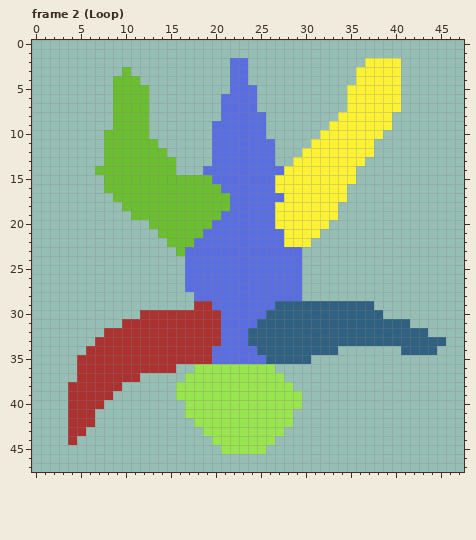
File history of a pixel-art file, src/images/digging.aseprite. The first picture shows the starting point.
48x48 pixels, 4 frames. Shown: frame 2 (Loop). The commit also changed other frames, which this record leaves out.
The result:
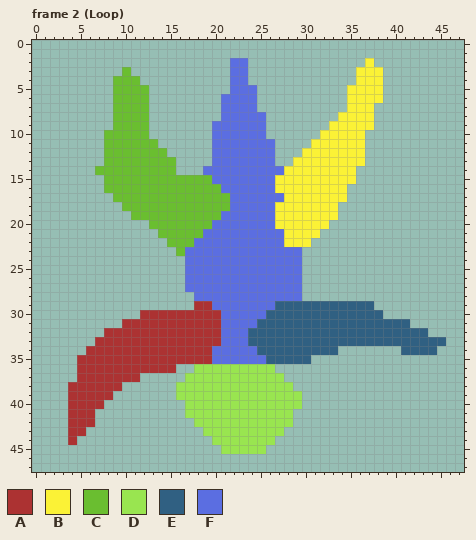
Palette (. is transparent): A #ac3232  B #fbf236  C #6abe30  D #99e550  E #306082  F #5b6ee1
Diff:
Frame 2 (Loop), layer "Right Leg":
y 2: x 38..40 BBB -> ...
y 3..6: x 39..40 BB -> ..
y 7: x 38..40 BBB -> ...
y 8..9: x 38..39 BB -> ..
y 10: x 37..38 BB -> ..
y 11..12: x 37 B -> .
